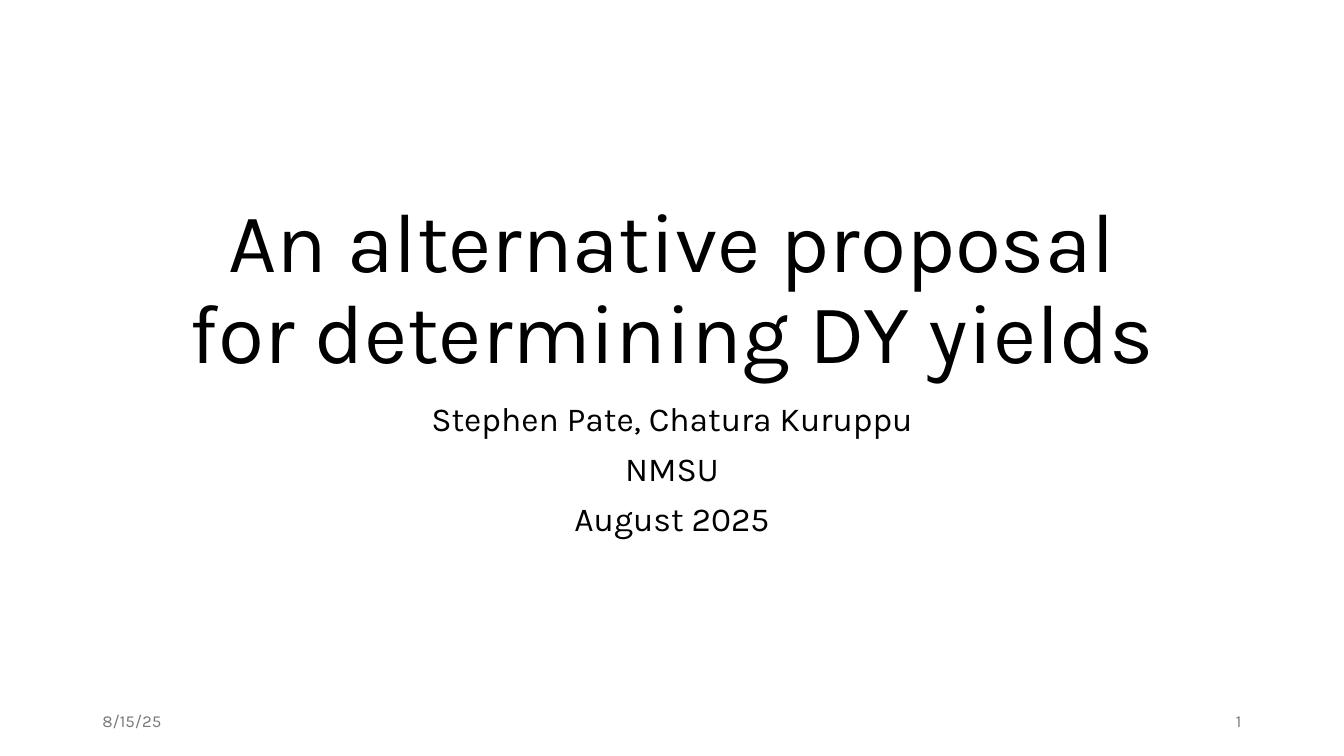
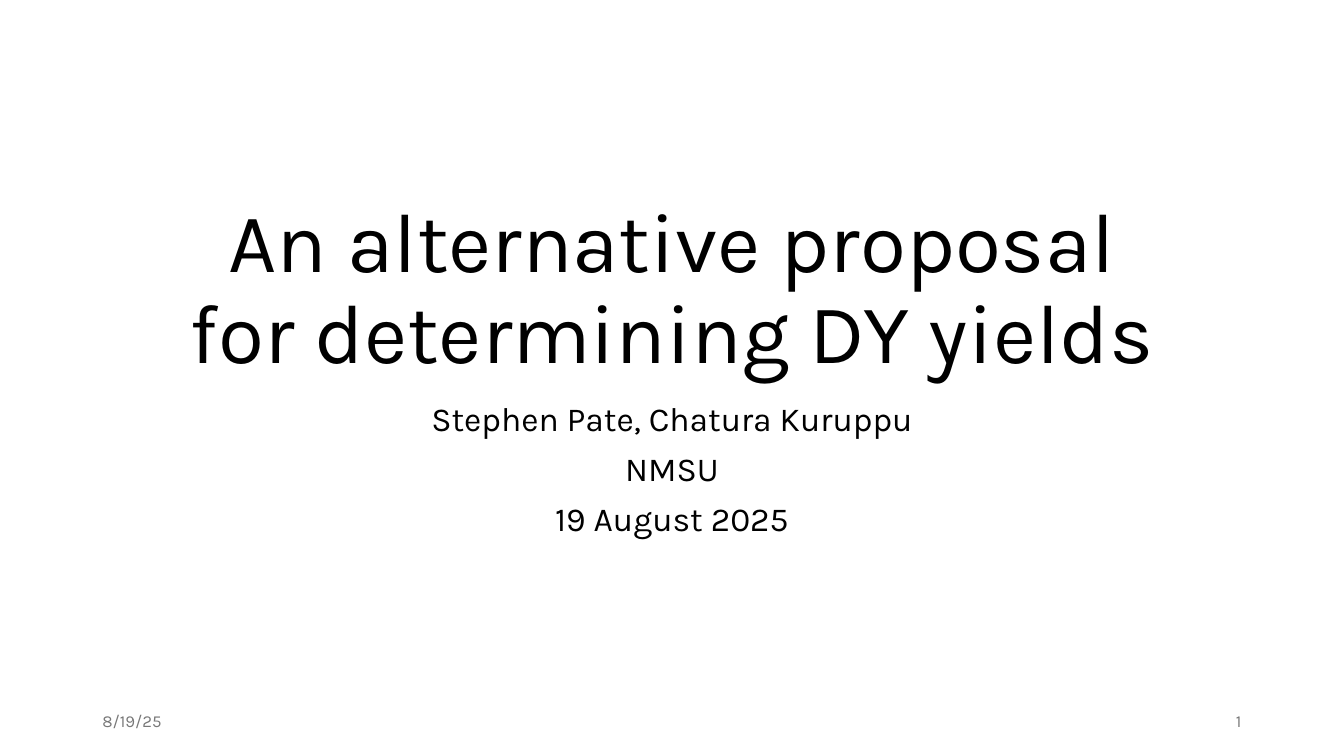
Before and after one commit to NMSU-Physics/e906_talk_An_alternative_proposal_for_determining_DY_yields_2025-08-19, a slide deck: slide 1 of alternativeDYyield.pptx. Drawn at 1344x756 pixels with LibreOffice and Linux fonts; fonts in the diff are those of the drawing. Boxes give left, top, right and bottom in pixels: in the first picture for what was removed or moved away, otherwise in the second. Text is boxed around its words. In the diff, an @@ line names an element or a change of style, - is before the commit and + after.

```diff
--- a/alternativeDYyield.pptx
+++ b/alternativeDYyield.pptx
@@ subtitle at (555, 509, 789, 540): text changed @@
-August 2025
+19 August 2025
@@ text at (102, 715, 161, 728): text changed @@
-8/15/25
+8/19/25
```
Also in this commit, not shown: 10 other slides changed, 1 slide added.
